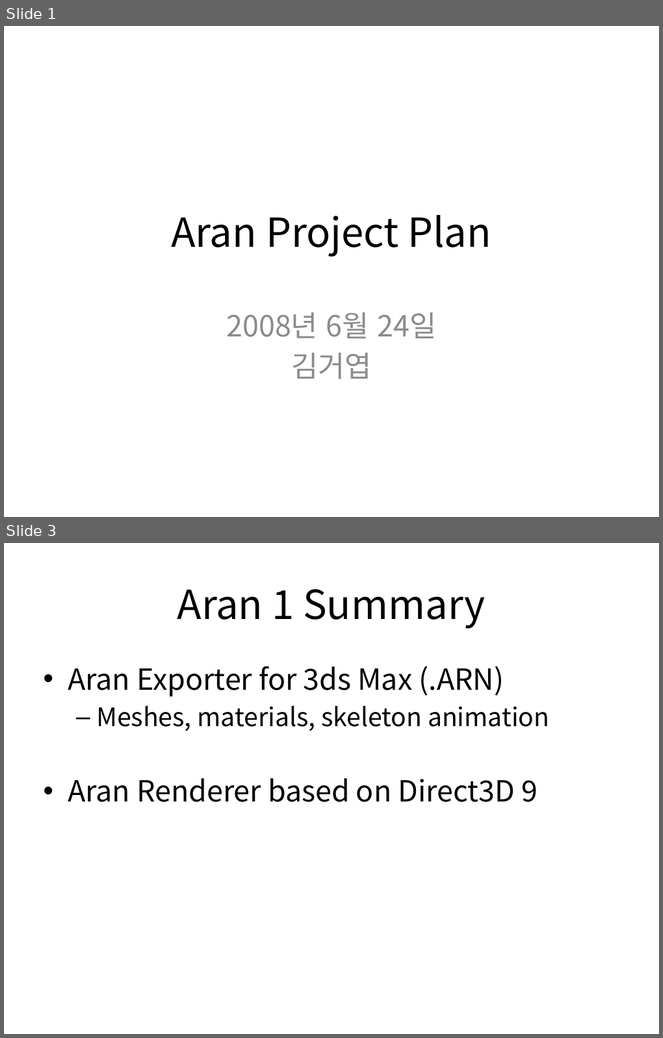
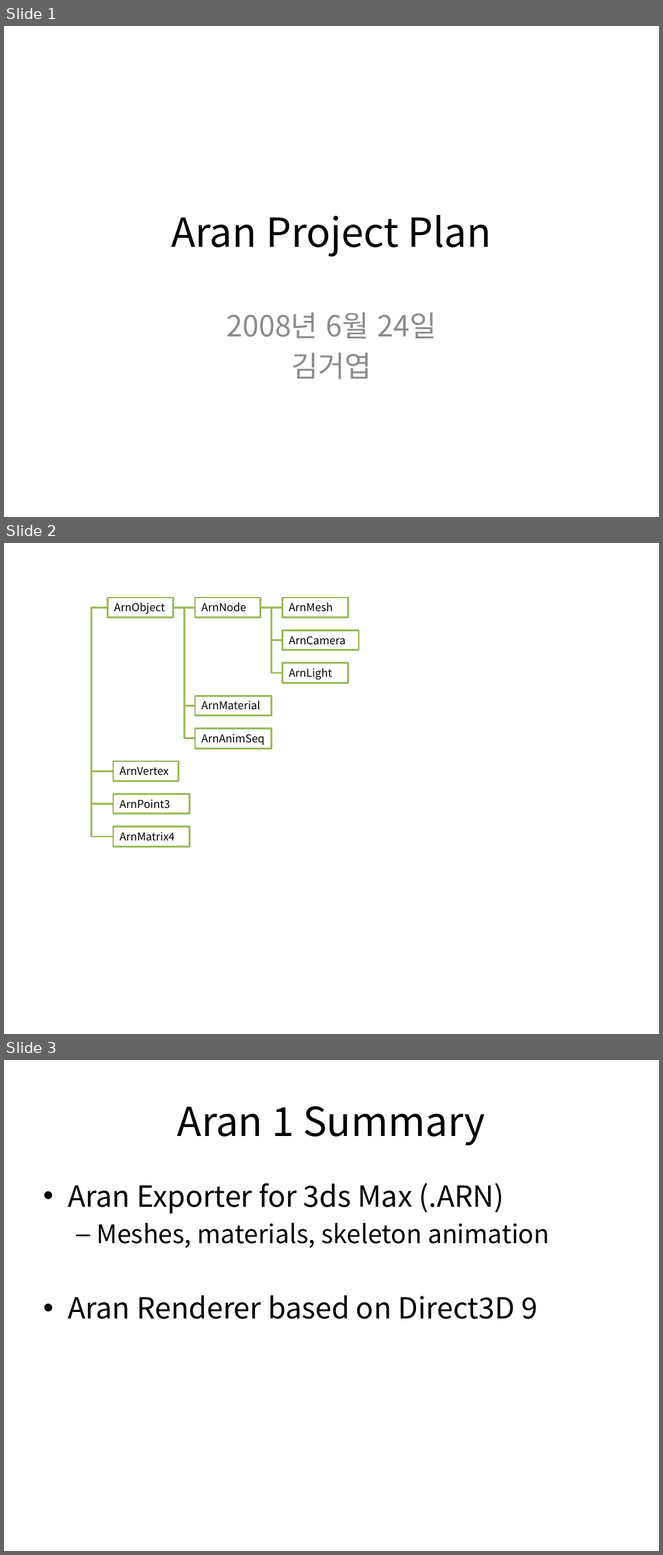
Before and after one commit to gasbank/aran, a slide deck: Doc/Object Hierarchy.pptx. Shown one above the other, each under a label of ours: slides 1 and 3 before the commit, slides 1, 2 and 3 after it; the slides between them are not shown. The pictures are 663x1038 and 663x1555 pixels, drawn with LibreOffice and Linux fonts; fonts in the diff are those of the drawing. Boxes give left, top, right and bottom in pixels: in the first picture for what was removed or moved away, otherwise in the second. Text is boxed around its words. In the diff, an @@ line names an element or a change of style, - is before the commit and + after.

```diff
--- a/Doc/Object Hierarchy.pptx
+++ b/Doc/Object Hierarchy.pptx
@@ slide 2 added at (x1=4, y1=543, x2=659, y2=1034), background #FFFFFF @@
@@ rectangle added at (x1=107, y1=598, x2=173, y2=617), fill #FFFFFF, outline #9BBB59 2 pt, 12 pt, text #000000 @@
+ArnObject
@@ rectangle added at (x1=195, y1=598, x2=261, y2=617), fill #FFFFFF, outline #9BBB59 2 pt, 12 pt, text #000000 @@
+ArnNode
@@ rectangle added at (x1=282, y1=598, x2=348, y2=617), fill #FFFFFF, outline #9BBB59 2 pt, 12 pt, text #000000 @@
+ArnMesh
@@ elbow line added from (107, 607) to (113, 804), #9BBB59 2 pt @@
@@ elbow line added from (107, 607) to (113, 837), #9BBB59 2 pt @@
@@ elbow line added from (107, 607) to (113, 771), #9BBB59 2 pt @@
@@ line added from (173, 607) to (195, 608), #9BBB59 2 pt @@
@@ elbow line added from (173, 607) to (195, 705), #9BBB59 2 pt @@
@@ elbow line added from (173, 607) to (195, 738), #9BBB59 2 pt @@
@@ line added from (261, 607) to (282, 608), #9BBB59 2 pt @@
@@ elbow line added from (282, 640) to (261, 607), #9BBB59 2 pt @@
@@ elbow line added from (282, 673) to (261, 607), #9BBB59 2 pt @@
@@ rectangle added at (x1=282, y1=630, x2=359, y2=650), fill #FFFFFF, outline #9BBB59 2 pt, 12 pt, text #000000 @@
+ArnCamera
@@ rectangle added at (x1=282, y1=663, x2=348, y2=683), fill #FFFFFF, outline #9BBB59 2 pt, 12 pt, text #000000 @@
+ArnLight
@@ rectangle added at (x1=195, y1=696, x2=272, y2=715), fill #FFFFFF, outline #9BBB59 2 pt, 12 pt, text #000000 @@
+ArnMaterial
@@ rectangle added at (x1=195, y1=728, x2=272, y2=748), fill #FFFFFF, outline #9BBB59 2 pt, 12 pt, text #000000 @@
+ArnAnimSeq
@@ rectangle added at (x1=113, y1=761, x2=179, y2=781), fill #FFFFFF, outline #9BBB59 2 pt, 12 pt, text #000000 @@
+ArnVertex
@@ rectangle added at (x1=113, y1=794, x2=190, y2=813), fill #FFFFFF, outline #9BBB59 2 pt, 12 pt, text #000000 @@
+ArnPoint3
@@ rectangle added at (x1=113, y1=826, x2=190, y2=847), fill #FFFFFF, outline #9BBB59 2 pt, 12 pt, text #000000 @@
+ArnMatrix4
```
Also in this commit, not shown: 1 slide removed, 3 other files.
